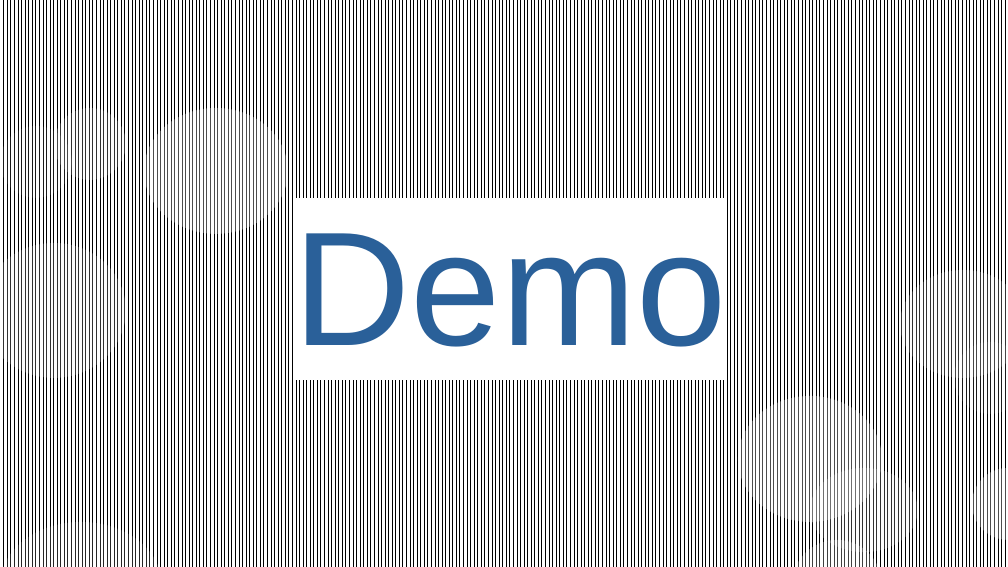
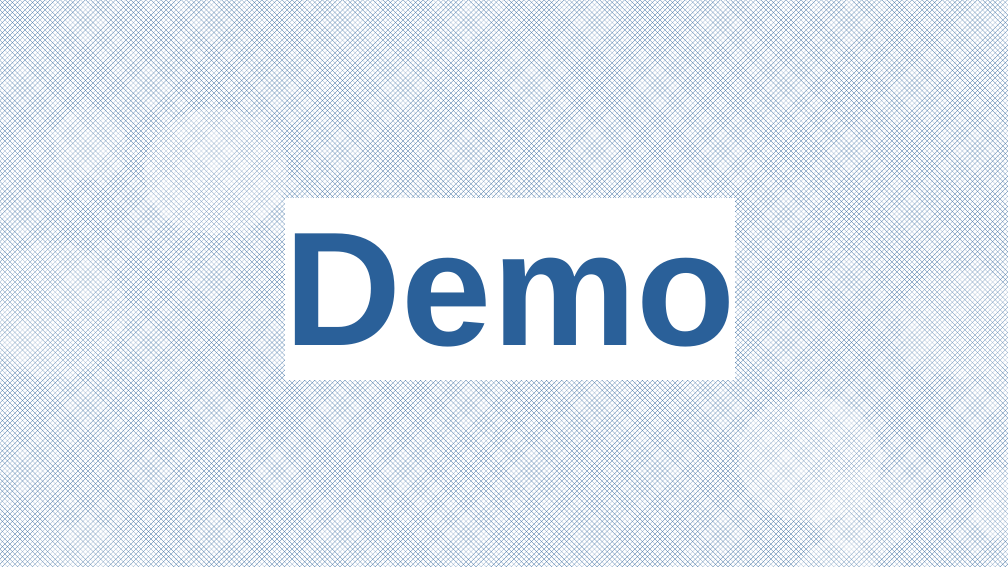
Before and after one commit to CodecoolGlobal/freestyle-mern-project-react-lillitaz, a slide deck: slide 8 of präsentation/CrudeMovieDb-PP.odp (slide 7 before the commit). Drawn at 1008x567 pixels with LibreOffice and Linux fonts; fonts in the diff are those of the drawing. Boxes give left, top, right and bottom in pixels: in the first picture for what was removed or moved away, otherwise in the second. Text is boxed around its words. In the diff, an @@ line names an element or a change of style, - is before the commit and + after.

```diff
--- a/präsentation/CrudeMovieDb-PP.odp
+++ b/präsentation/CrudeMovieDb-PP.odp
@@ rectangle at [0,0,1008,567]: fill pattern #000000 on #FFFFFF to pattern #2A6099 on #FFFFFF @@
@@ title "Demo" at [285,216,736,373]: bold on @@
```
Also in this commit, not shown: 5 other slides changed, 2 slides added, 1 slide removed, 2 other files.
